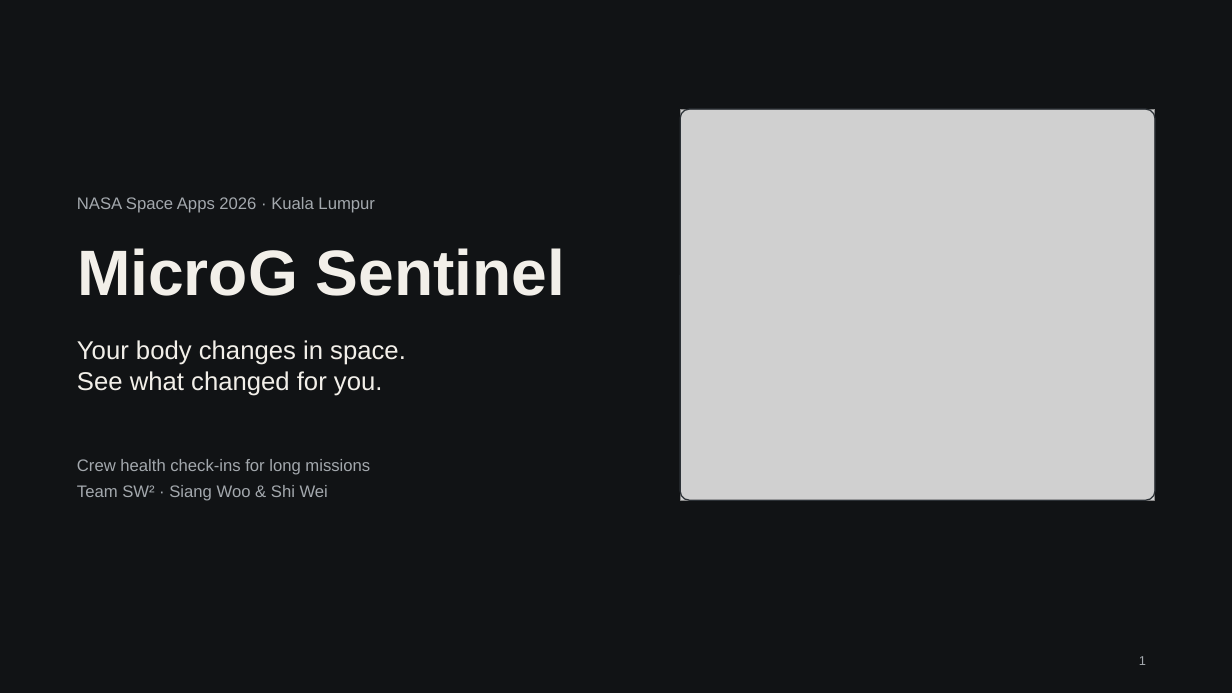
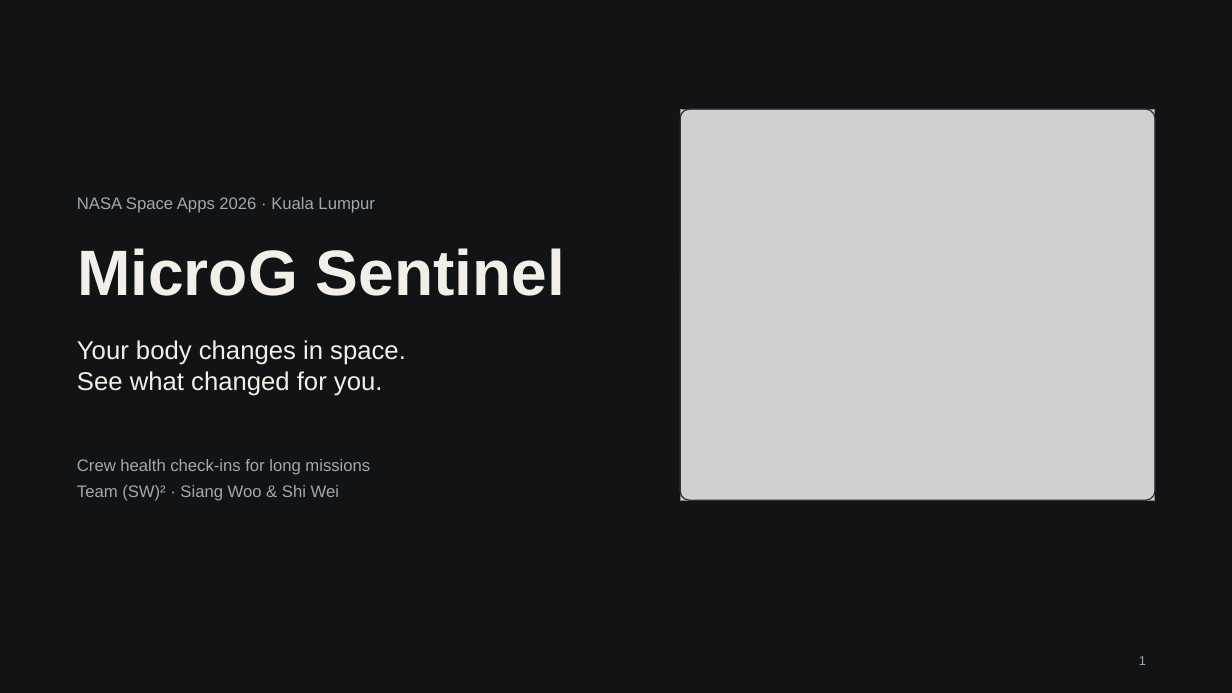
Before and after one commit to S-W-Leong/microG-sentinel, a slide deck: slide 1 of docs/slides/MicroG-Sentinel-slides.pptx. Drawn at 1232x693 pixels with LibreOffice and Linux fonts; fonts in the diff are those of the drawing; grey boxes stand for pictures. Boxes give left, top, right and bottom in pixels: in the first picture for what was removed or moved away, otherwise in the second. Text is boxed around its words. In the diff, an @@ line names an element or a change of style, - is before the commit and + after.

```diff
--- a/docs/slides/MicroG-Sentinel-slides.pptx
+++ b/docs/slides/MicroG-Sentinel-slides.pptx
@@ text at (77, 485, 339, 501): text changed @@
-Team SW² · Siang Woo & Shi Wei
+Team (SW)² · Siang Woo & Shi Wei
```
Also in this commit, not shown: 1 other slide changed, 8 other files.
